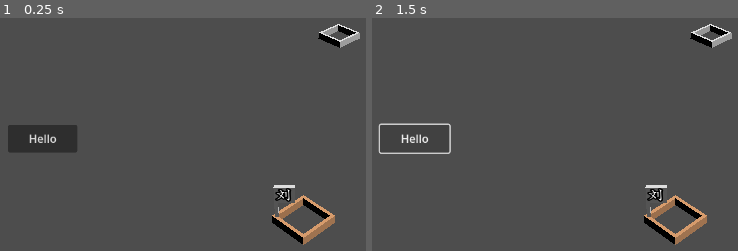
Above: before the commit, frames 1-2 (left to right).
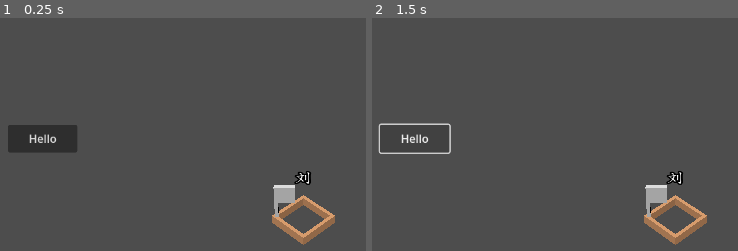
Above: after the commit, the same moments.

Repository: bianpeng001/GodotPy
Game: Godot game, scene res://main.tscn
Two runs of this game, one before a commit and one after it. Both use one fixed random seed, a clock stepped at 60 frames per second and the inputs below.
Inputs:
- Up to frame 1 (0.25 s): no input
- Up to frame 2 (1.5 s): click "Hello" at 0.5 s; click "Hello" at 1.25 s

The runs differ from the first frame. In frame 1, 1.7% of the frame differs, in the area x 74-99%, y 2-97%; in frame 2, 1.7%.

Commit message:
screen to world

Diff:
--- a/Demo/Model/City01.tscn
+++ b/Demo/Model/City01.tscn
@@ -11,10 +11,10 @@
 surface_material_override/0 = ExtResource("2_3de47")
 
 [node name="Flag01" parent="." index="1" instance=ExtResource("3_3x2e3")]
-transform = Transform3D(0.707107, 0, 0.707107, 0, 1, 0, -0.707107, 0, 0.707107, -1, 0.5, -1)
+transform = Transform3D(-0.707107, 0, 0.707107, 0, 1, 0, -0.707107, 0, -0.707107, -1, 0.5, 1)
 
-[node name="Label3D" type="Label3D" parent="." index="2"]
-transform = Transform3D(0.707107, 0, -0.707107, 0, 1, 0, 0.707107, 0, 0.707107, -0.793441, 2, -0.620222)
+[node name="Title" type="Label3D" parent="." index="2"]
+transform = Transform3D(0.707107, 0, 0.707107, 0, 1, 0, -0.707107, 0, 0.707107, 0, 3, 0)
 pixel_size = 0.028
 text = "刘"
 font = ExtResource("4_8de7a")
--- a/Demo/main.tscn
+++ b/Demo/main.tscn
@@ -32,7 +32,7 @@
 python_class = "CameraController"
 
 [node name="MainCamera" type="Camera3D" parent="CameraController"]
-transform = Transform3D(0.707107, 0.5, -0.5, 0, 0.707107, 0.707107, 0.707107, -0.5, 0.5, -15, 20, 15)
+transform = Transform3D(0.707107, -0.5, 0.5, 0, 0.707107, 0.707107, -0.707107, -0.5, 0.5, 15, 20, 15)
 fov = 45.0
 near = 5.0
 far = 1000.0
Not shown, changed: Demo/game/camera_controller.py
Not shown, changed: Demo/game/input_controller.py
Not shown, changed: Godot/modules/GodotPy/src/GodotPy.cpp
